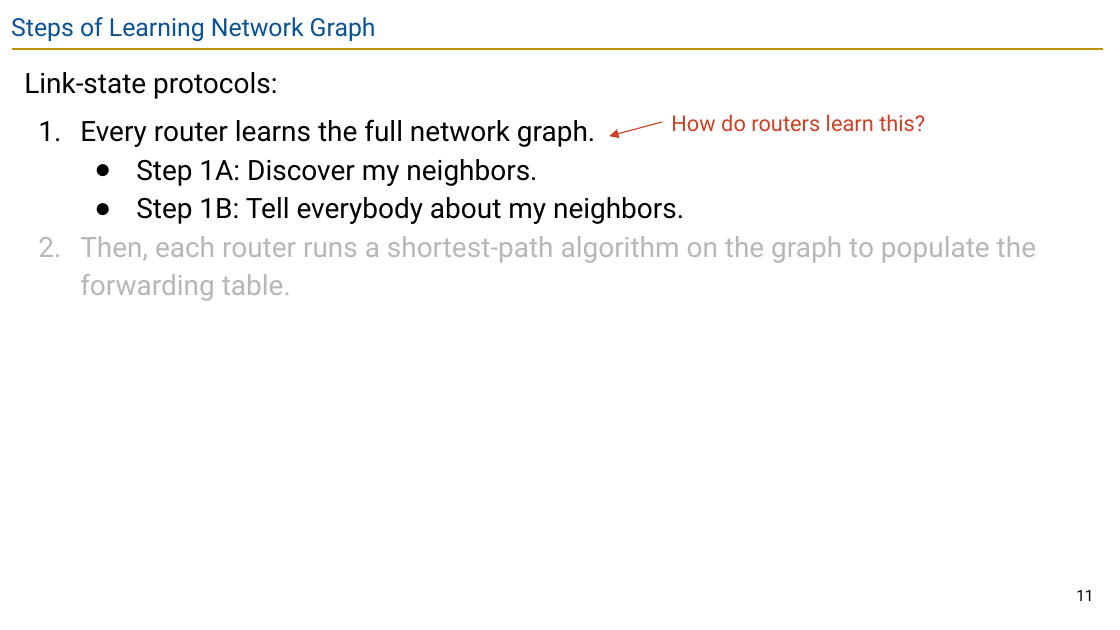
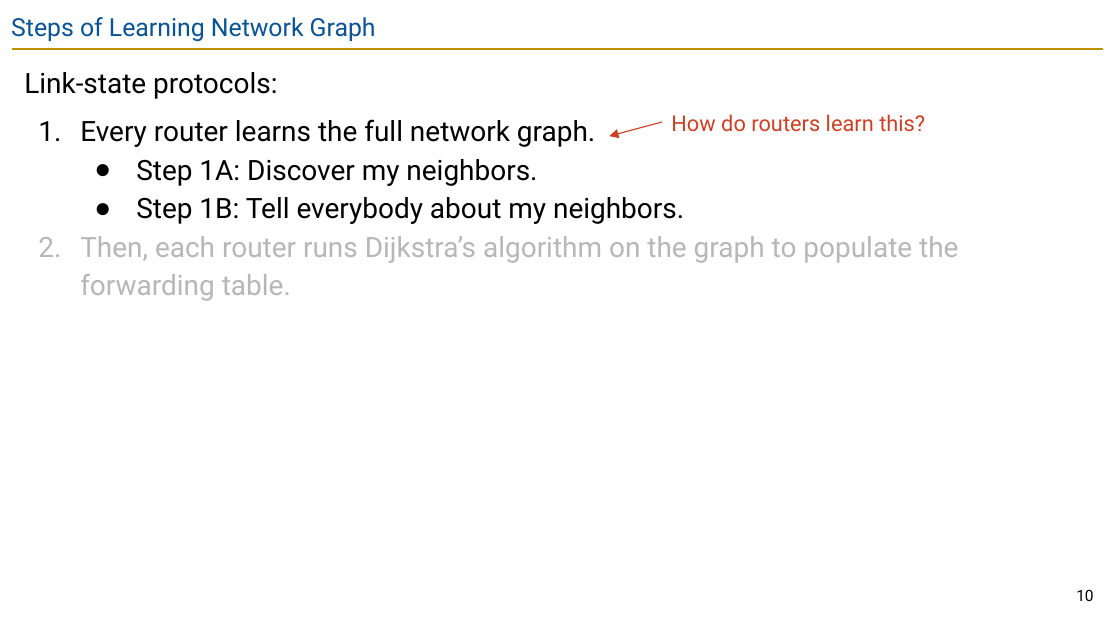
Before and after one commit to guhofstra/CSC175Sp26, a slide deck: slide 10 of PPTs/Lecture 5.3 - Link-State.pptx (slide 11 before the commit). Drawn at 1120x630 pixels with LibreOffice and Linux fonts; fonts in the diff are those of the drawing. Boxes give left, top, right and bottom in pixels: in the first picture for what was removed or moved away, otherwise in the second. Text is boxed around its words. In the diff, an @@ line names an element or a change of style, - is before the commit and + after.

```diff
--- a/PPTs/Lecture 5.3 - Link-State.pptx
+++ b/PPTs/Lecture 5.3 - Link-State.pptx
@@ text at [80, 236, 958, 301]: text changed @@
-2. Then, each router runs a shortest-path algorithm on the graph to populate the forwarding table.
+2. Then, each router runs Dijkstra’s algorithm on the graph to populate the forwarding table.
@@ page number at [1076, 589, 1093, 601]: text changed @@
-11
+10
```
Also in this commit, not shown: 5 other slides changed, 1 slide removed, 8 other files.
